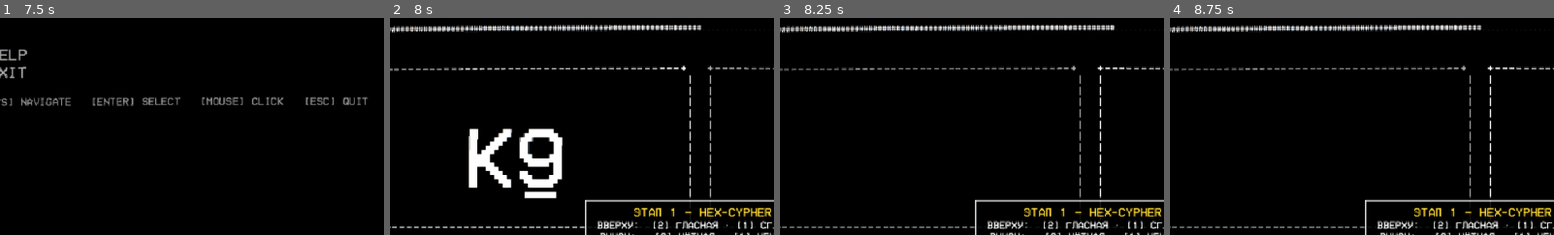
Above: before the commit, frames 1-4 (left to right).
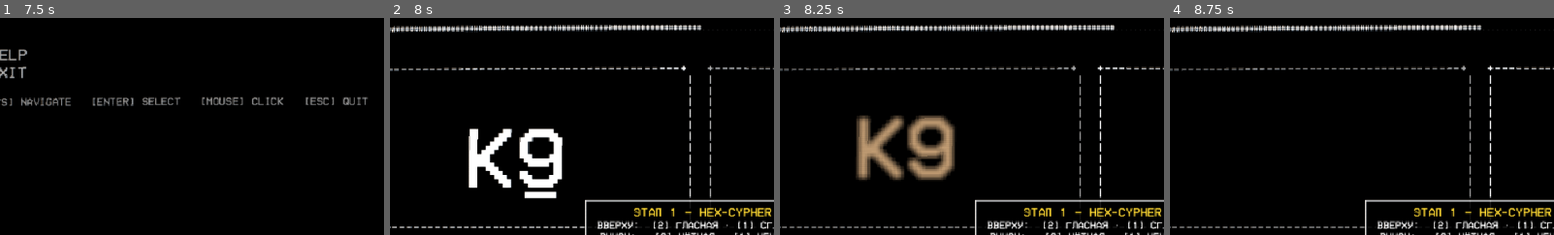
Above: after the commit, the same moments.

Repository: JcukengesH/System-Task-Switch
Game: Godot game, scene res://scenes/Main.tscn
Two runs of this game, one before a commit and one after it. Both use one fixed random seed, a clock stepped at 60 frames per second and the inputs below.
Inputs (mouse positions are % of the whole screen's width and height, from its top left):
- Up to frame 1 (7.5 s): tap Enter at 0.5, 2.1, 4.25 s; move the mouse to (72, 45) at 0.52 s; hold Right 0.53-1.28 s; tap 1 at 0.6 s; click (72, 45) at 0.67 s; tap Space at 0.77, 1.07, 1.52, 1.82, 3.02, 3.32, 3.5, 3.77, 4.07, 4.52, 4.82, 5.75, 6.02, 6.32, 6.77, 7.07 s; move the mouse to (30, 55) at 1.27 s; hold S 1.28-2.03 s; tap 2 at 1.35 s; move the mouse to (60, 28) at 2.02 s; hold Right 2.03-2.78 s; move the mouse to (45, 70) at 2.77 s; hold W 2.78-3.53 s; tap Keypad Enter at 2.85 s; click (45, 70) at 2.92 s; move the mouse to (80, 65) at 3.52 s; hold Left 3.53-5.03 s; tap 0 at 3.6 s; move the mouse to (20, 35) at 4.27 s; tap 9 at 4.35 s; move the mouse to (55, 50) at 5.02 s; hold S 5.03-5.78 s; tap Backspace at 5.1 s; click (55, 50) at 5.17 s; move the mouse to (35, 25) at 5.77 s; hold Right 5.78-6.53 s; tap 3 at 5.85 s; move the mouse to (72, 45) at 6.52 s; hold W 6.53-7.28 s; tap 4 at 6.6 s; move the mouse to (30, 55) at 7.27 s; hold Right from 7.28 s (still down); tap 5 at 7.35 s; click (30, 55) at 7.42 s
- Up to frame 2 (8 s): keep holding Right; tap Space at 7.52, 7.82 s
- Up to frame 3 (8.25 s): tap Enter at 8 s; move the mouse to (60, 28) at 8.02 s; release Right at 8.03 s; hold S from 8.03 s (still down); tap 1 at 8.1 s
- Up to frame 4 (8.75 s): keep holding S
The pictures show only the part of the screen within x 9-59%, y 0-50%; the shares and areas given below are measured in that part.

Frames 1-2 are identical in both runs. In frame 3, 5.5% of the frame differs, in the area x 19-46%, y 44-75%; in frame 4, nothing differs.
Error before the commit: Invalid call. Nonexistent function 'get_line_height' in base 'FontFile'. (res://scripts/item_display.gd:331)

Commit message:
Стиль v4.1: фикс крэша в _draw_ghost_pass — замена get_line_height/get_ascent на ts.y, т.к. FontFile не имеет этих методов

Diff:
--- a/scripts/item_display.gd
+++ b/scripts/item_display.gd
@@ -326,11 +326,12 @@
 		var ts: Vector2 = font.get_string_size(_gh_text,
 			HORIZONTAL_ALIGNMENT_CENTER, -1, _gh_font_size)
 		# Базовая линия ровно как у Label: строковый блок по вертикали
-		# центрирован, текст стоит на get_ascent. Иначе копии шлейфа
-		# «задрались» бы над глифом.
-		var line_h: float = font.get_line_height(_gh_font_size)
+		# центрирован, текст стоит на get_ascent. Для FontFile нет уверенности,
+		# что get_line_height/get_ascent есть, поэтому используем ts.y, который
+		# font.get_string_size гарантированно возвращает.
+		var line_h: float = ts.y
 		var base := Vector2(size.x / 2.0 - ts.x / 2.0,
-			(size.y - line_h) / 2.0 + font.get_ascent(_gh_font_size))
+			(size.y - line_h) / 2.0 + line_h * 0.75)
 		var dirs := [Vector2(1, 0), Vector2(-1, 0), Vector2(0, 1), Vector2(0, -1),
 				Vector2(0.71, 0.71), Vector2(-0.71, 0.71),
 				Vector2(0.71, -0.71), Vector2(-0.71, -0.71)]
